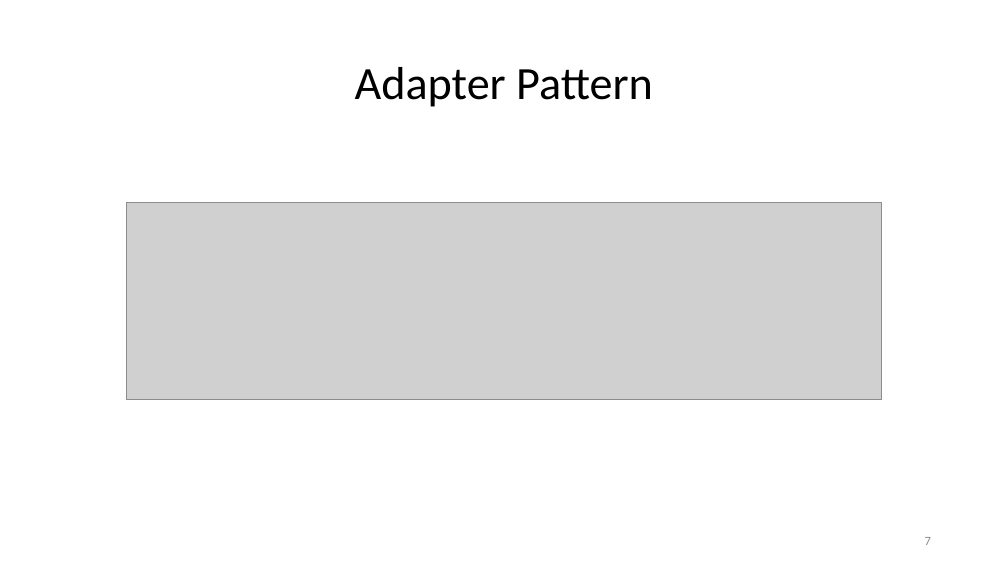
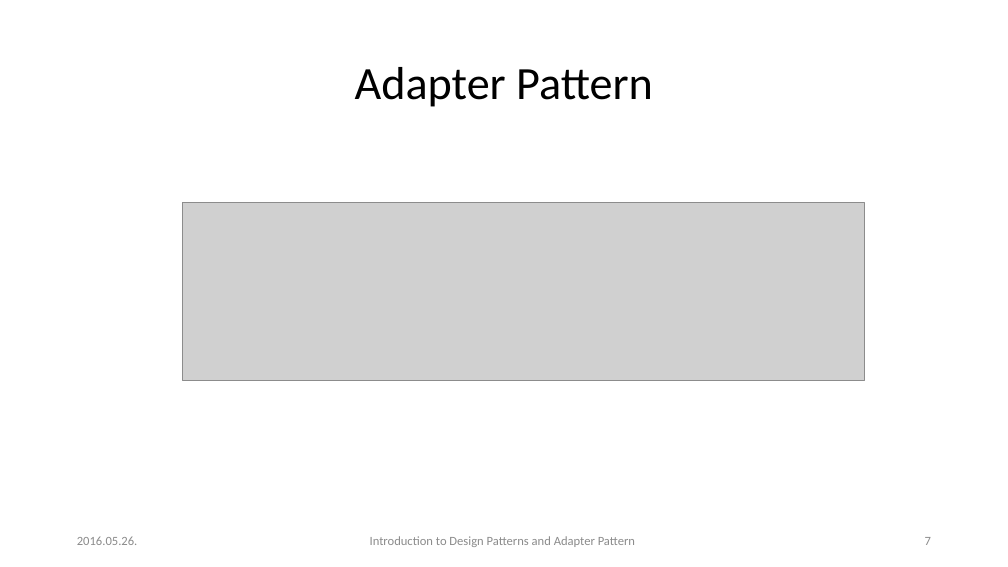
Before and after one commit to esziger/design_patterns, a slide deck: slide 7 of DP01_Into_And_Adapter_Pattern.pptx. Drawn at 1008x567 pixels with LibreOffice and Linux fonts; fonts in the diff are those of the drawing; grey boxes stand for pictures. Boxes give left, top, right and bottom in pixels: in the first picture for what was removed or moved away, otherwise in the second. Text is boxed around its words. In the diff, an @@ line names an element or a change of style, - is before the commit and + after.

```diff
--- a/DP01_Into_And_Adapter_Pattern.pptx
+++ b/DP01_Into_And_Adapter_Pattern.pptx
@@ picture: place and size @@
-picture at [126, 203, 882, 399]
+picture at [182, 203, 865, 380]
@@ text added at [77, 536, 138, 545], 12 pt, text #8C8C8C @@
+2016.05.26.
@@ text added at [370, 536, 635, 547], 12 pt, text #8C8C8C @@
+Introduction to Design Patterns and Adapter Pattern
```
Also in this commit, not shown: 25 other slides changed, 5 slides added, 2 slides removed.
